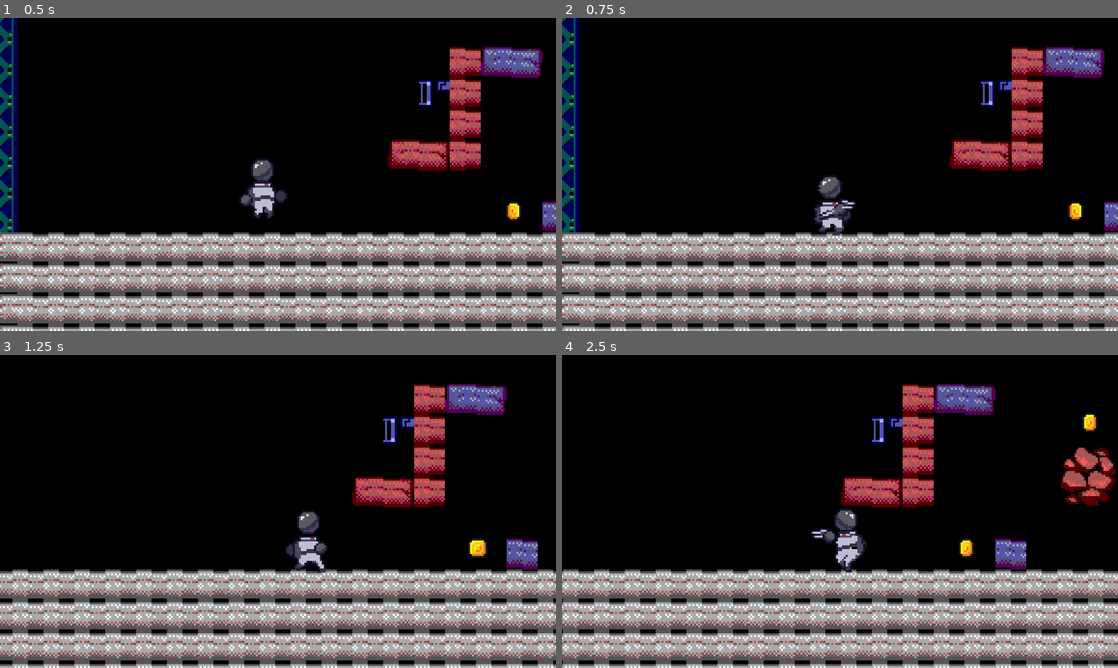
Above: before the commit, frames 1-4 (two rows, left to right).
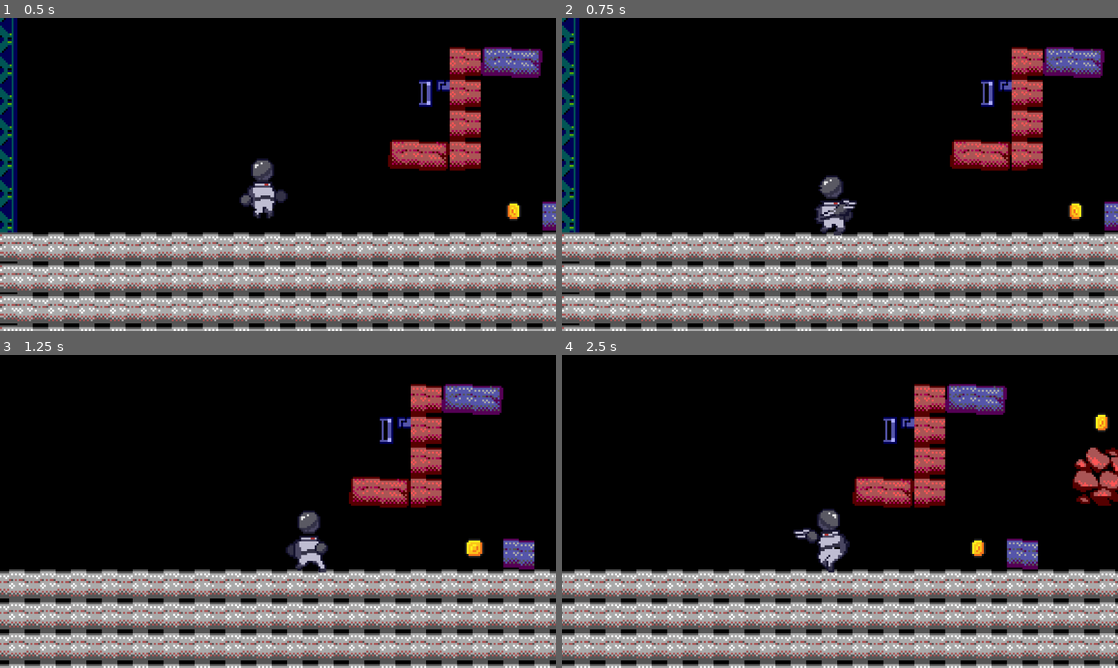
Above: after the commit, the same moments.

Repository: Autumn64/contingencia_estelar
Game: Godot game, scene res://scenes/juego.tscn
The game is run twice, just before and just after one commit, with the same random seed, the same clock (stepped at 60 frames per second) and the same inputs. Sound files missing from this copy of the repository are replaced by a short silence.
Inputs:
- Up to frame 1 (0.5 s): no input
- Up to frame 2 (0.75 s): hold Right (move_right) from 0.53 s (still down); tap X (attack) at 0.6 s
- Up to frame 3 (1.25 s): keep holding Right (move_right); tap Z (jump) at 0.77 s
- Up to frame 4 (2.5 s): tap C (slide) at 1.35 s; tap Z (jump) at 1.52 s; release Right (move_right) at 2.03 s; hold Left (move_left) from 2.03 s (still down); tap X (attack) at 2.1 s

Frame 1 is identical in both runs. In frame 2, 0.3% of the frame differs, in the area x 45-53%, y 50-70%; in frame 3, 13%; in frame 4, 23%, in the area x 0-100%, y 9-100%.

Commit message:
Sprite y físicas Se corrigieron las físicas del jugador al saltar, para darle más control mientras está en el aire
Signed-off-by: Autumn64 <autumn64@disroot.org>

Diff:
--- a/contingencia-estelar/scripts/jugador.gd
+++ b/contingencia-estelar/scripts/jugador.gd
@@ -21,7 +21,7 @@
 		sprite.play("attacking_jumping")
 
 func onair_physics(delta: float) -> void:
-	acc = 0.5
+	acc = 1.3
 	velocity += get_gravity() * delta
 
 	if attacking: return
Not shown: 1 places in contingencia-estelar/scenes/juego.tscn that only renumber resources
